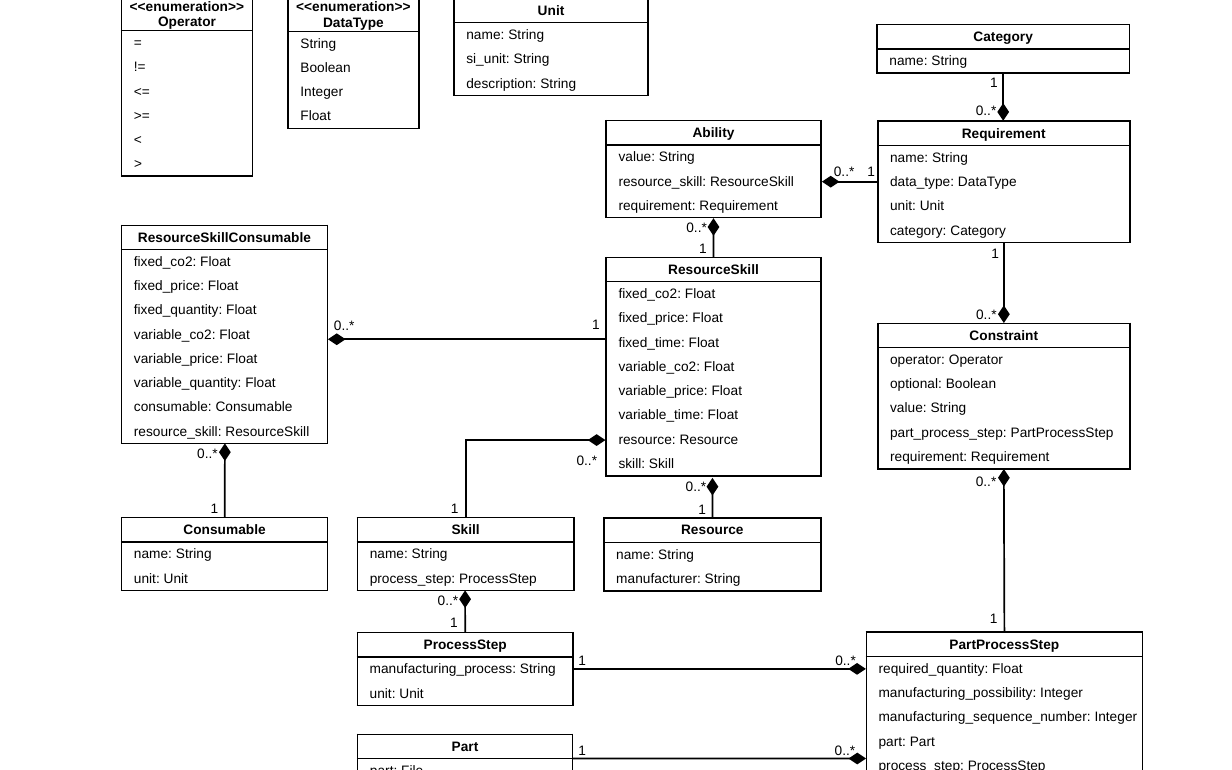
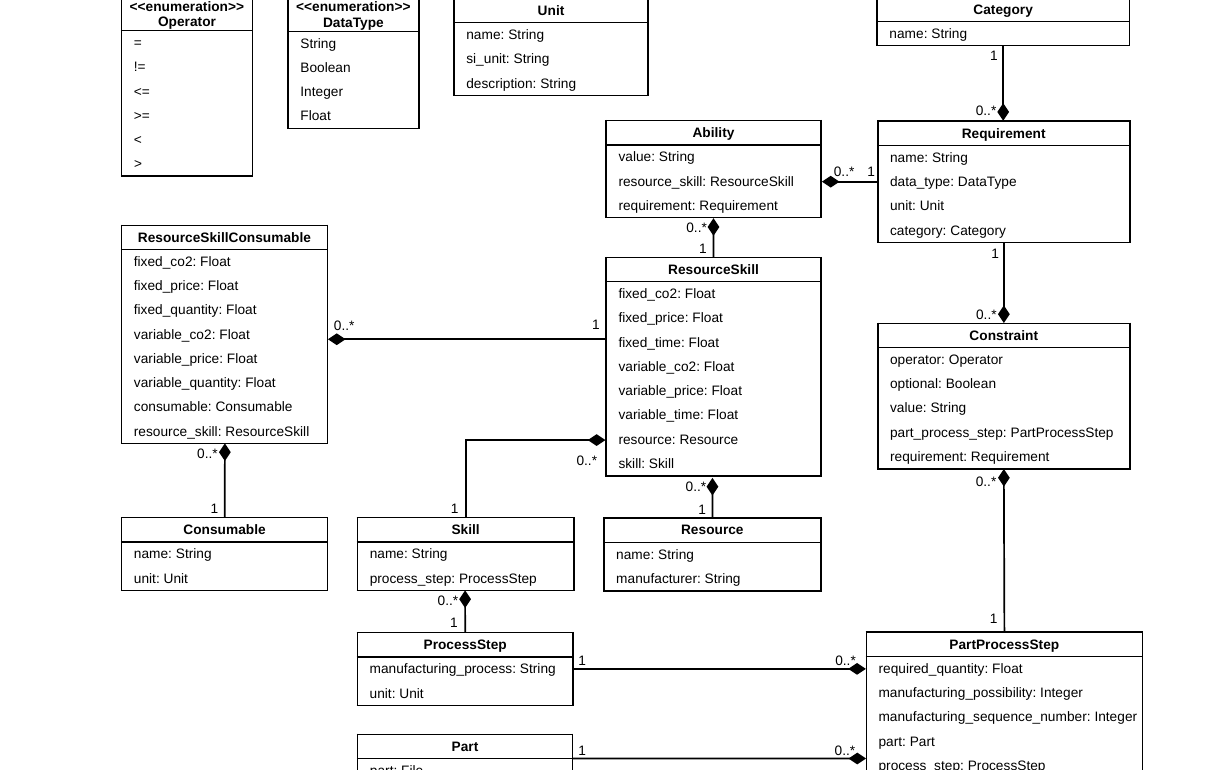
Before and after one commit to iswunistuttgart/plafosus, a slide deck: slide 3 of docs/docu_v1.pptx. Drawn at 1232x770 pixels with LibreOffice and Linux fonts; fonts in the diff are those of the drawing. Boxes give left, top, right and bottom in pixels: in the first picture for what was removed or moved away, otherwise in the second. Text is boxed around its words. In the diff, an @@ line names an element or a change of style, - is before the commit and + after.

```diff
--- a/docs/docu_v1.pptx
+++ b/docs/docu_v1.pptx
@@ table: place and size @@
-table at (877,25,1130,73)
+table at (877,0,1130,46)
@@ text "1": place and size @@
-text "1" at (990,77,998,87)
+text "1" at (990,50,998,60)
@@ line moved from (1003, 73) - (1003, 105) to (1003, 46) - (1003, 105) @@
```
Also in this commit, not shown: 1 slide added, 1 slide removed, 8 other files.
